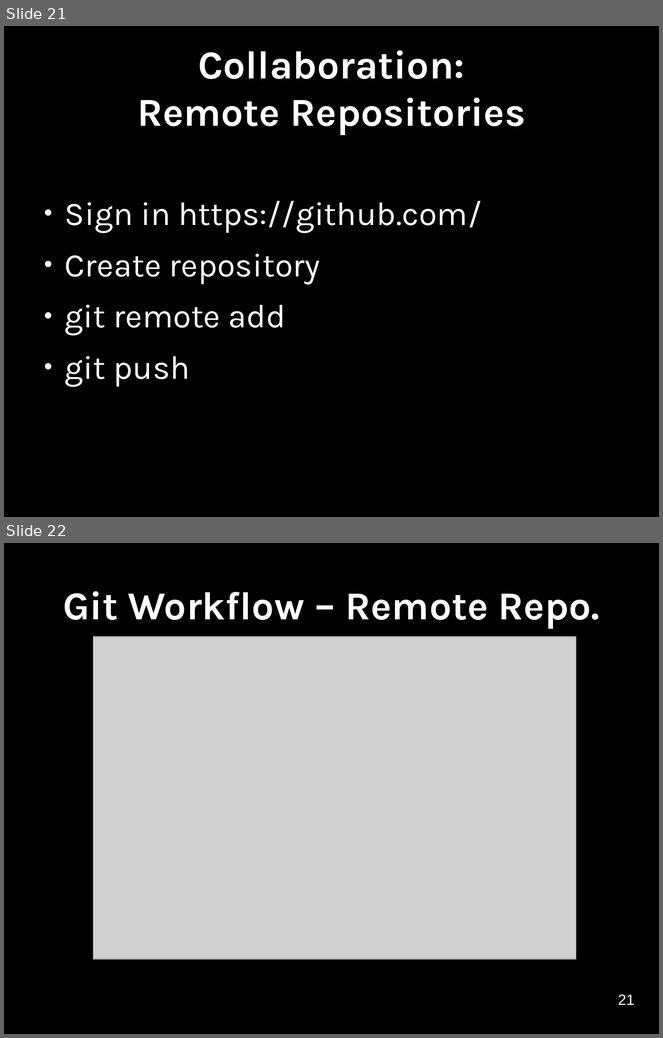
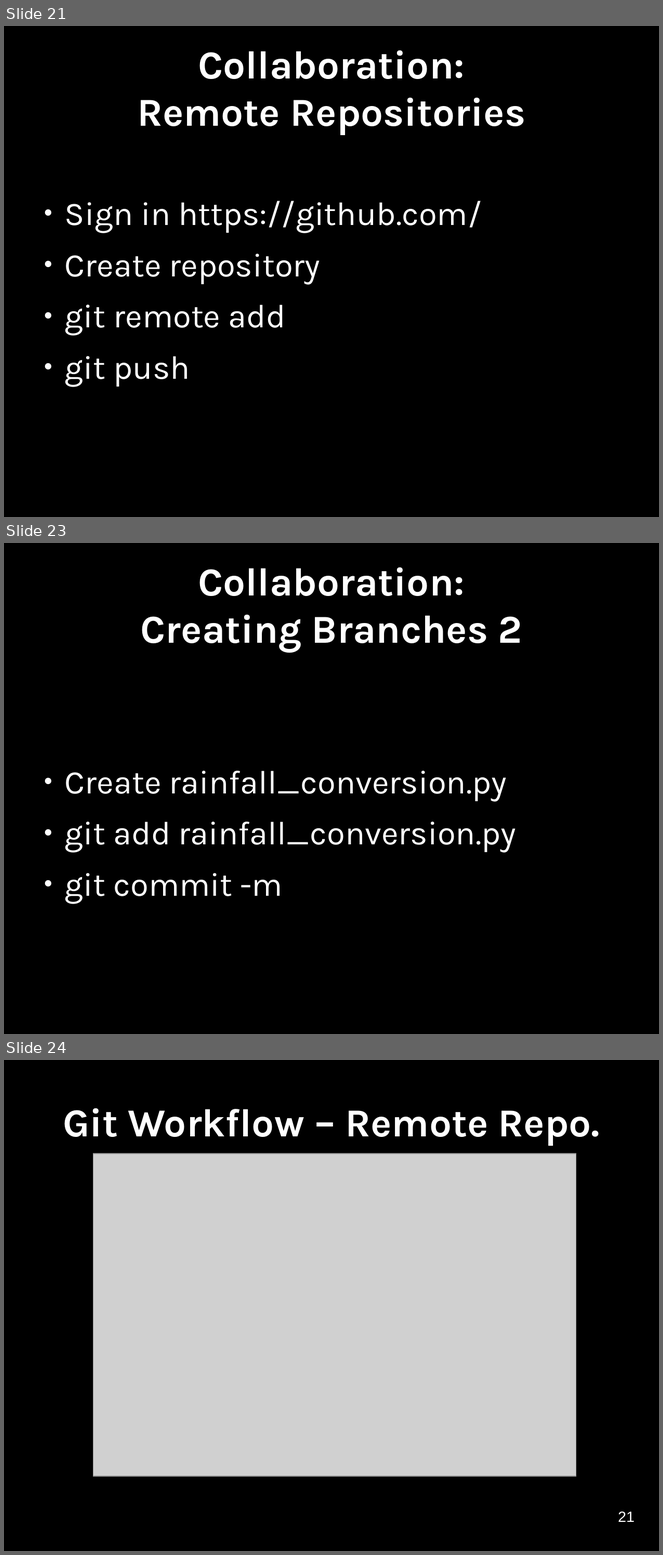
Before and after one commit to softwaresaved/2020-04-30-ramp-swc, a slide deck: novice/git/version-control-with-git-slides.odp. Shown one above the other, each under a label of ours: slides 21 and 22 before the commit, slides 21, 23 and 24 after it; the slides between them are not shown. The pictures are 663x1038 and 663x1555 pixels, drawn with LibreOffice and Linux fonts; fonts in the diff are those of the drawing; grey boxes stand for pictures. Boxes give left, top, right and bottom in pixels: in the first picture for what was removed or moved away, otherwise in the second. Text is boxed around its words. In the diff, an @@ line names an element or a change of style, - is before the commit and + after.

Commit message:
Updated slides

```diff
--- a/novice/git/version-control-with-git-slides.odp
+++ b/novice/git/version-control-with-git-slides.odp
@@ slide 23 added at (4,543,659,1034), background #000000 @@
@@ title added at (141,567,522,652), 48 pt, text #FFFFFF, bold @@
+Collaboration:
+Creating Branches 2
@@ text added at (65,771,516,904), 40 pt, text #FFFFFF @@
+● Create rainfall_conversion.py
+● git add rainfall_conversion.py
+● git commit -m
@@ what was slide 22 is now slide 24 @@
```
Also in this commit, not shown: 1 other slide added, 5 other files.
